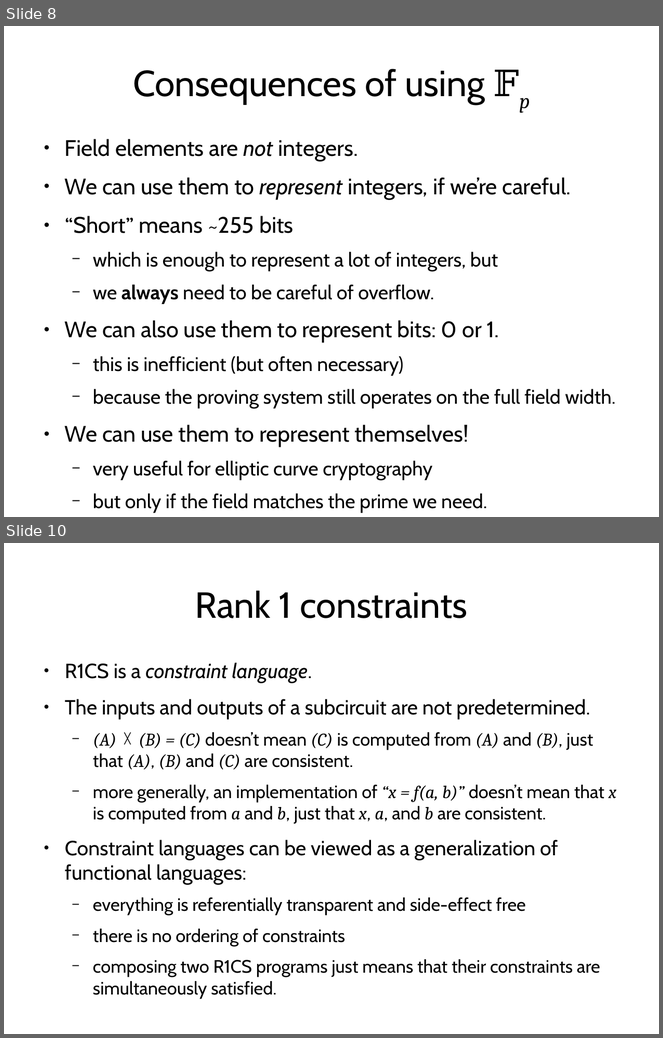
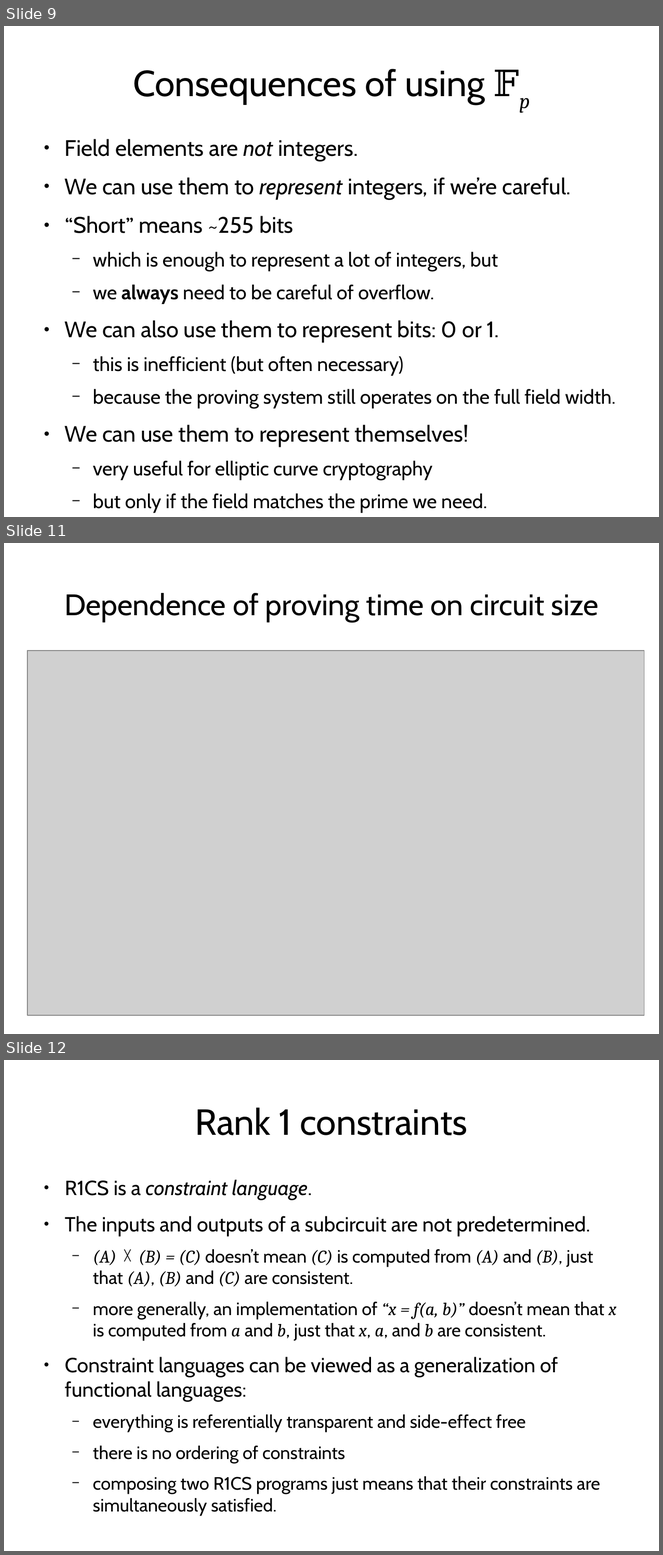
Before and after one commit to daira/zcon0, a slide deck: zkproofs.odp. Shown one above the other, each under a label of ours: slides 8 and 10 before the commit, slides 9, 11 and 12 after it; the slides between them are not shown. The pictures are 663x1038 and 663x1555 pixels, drawn with LibreOffice and Linux fonts; fonts in the diff are those of the drawing; grey boxes stand for pictures. Boxes give left, top, right and bottom in pixels: in the first picture for what was removed or moved away, otherwise in the second. Text is boxed around its words. In the diff, an @@ line names an element or a change of style, - is before the commit and + after.

```diff
--- a/zkproofs.odp
+++ b/zkproofs.odp
@@ slide 11 added at (4, 543, 659, 1034), background #FFFFFF @@
@@ title added at (64, 593, 598, 622), 36 pt, text #000000 @@
+Dependence of proving time on circuit size
@@ picture added at (27, 651, 644, 1016) @@
@@ what was slide 8 is now slide 9 @@
@@ what was slide 10 is now slide 12 @@
```
Also in this commit, not shown: 8 slides changed, 5 other slides added, 1 other file.
